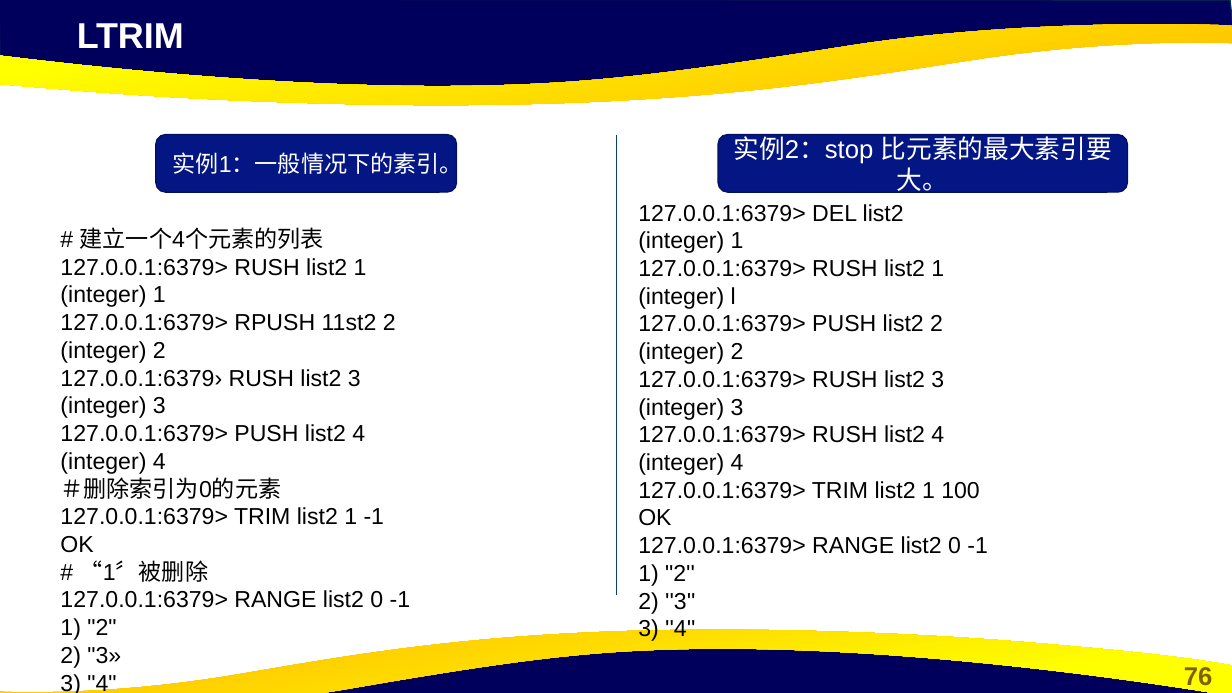
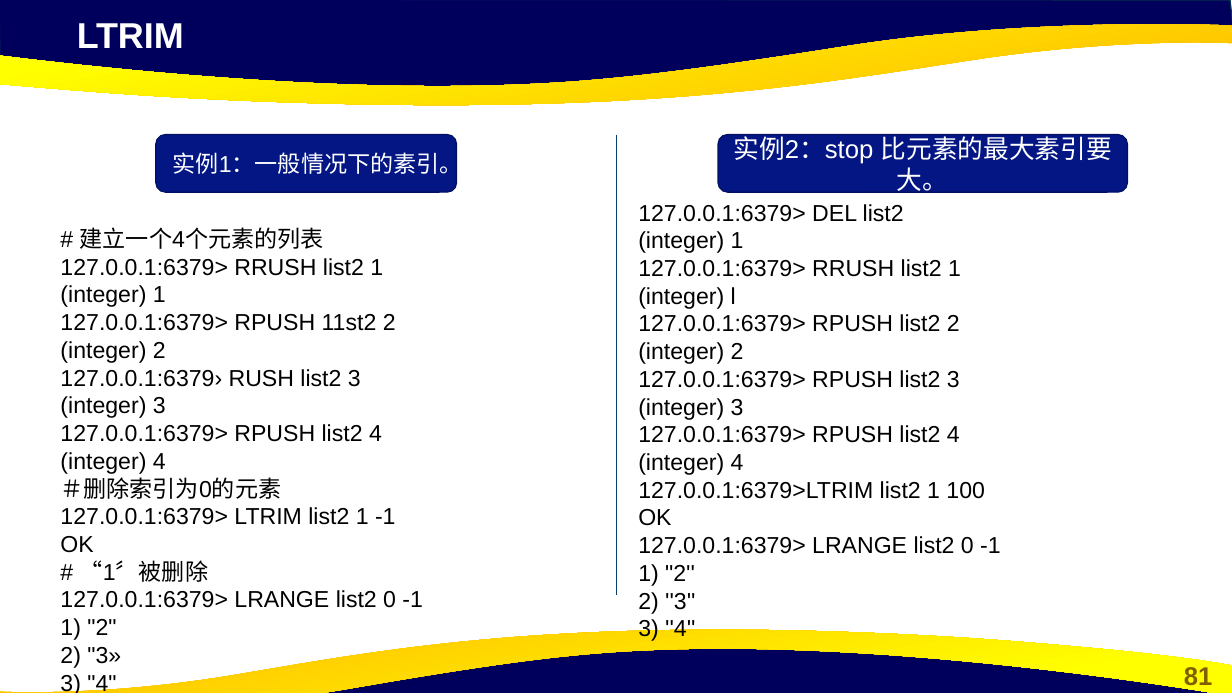
Before and after one commit to cxinping/Redis, a slide deck: slide 81 of ppt/第2章 Redis常用数据类型及命令.pptx (slide 76 before the commit). Drawn at 1232x693 pixels with LibreOffice and Linux fonts; fonts in the diff are those of the drawing; background and template pictures are left out. Boxes give left, top, right and bottom in pixels: in the first picture for what was removed or moved away, otherwise in the second. Text is boxed around its words. In the diff, an @@ line names an element or a change of style, - is before the commit and + after.

```diff
--- a/ppt/第2章 Redis常用数据类型及命令.pptx
+++ b/ppt/第2章 Redis常用数据类型及命令.pptx
@@ text at <box>60,258,383,276</box>: text changed @@
-127.0.0.1:6379> RUSH list2 1
+127.0.0.1:6379> RRUSH list2 1
@@ text at <box>638,259,961,277</box>: text changed @@
-127.0.0.1:6379> RUSH list2 1
+127.0.0.1:6379> RRUSH list2 1
@@ text at <box>638,314,960,332</box>: text changed @@
-127.0.0.1:6379> PUSH list2 2
+127.0.0.1:6379> RPUSH list2 2
@@ text at <box>638,370,960,388</box>: text changed @@
-127.0.0.1:6379> RUSH list2 3
+127.0.0.1:6379> RPUSH list2 3
@@ text at <box>60,424,382,442</box>: text changed @@
-127.0.0.1:6379> PUSH list2 4
+127.0.0.1:6379> RPUSH list2 4
@@ text at <box>638,425,960,443</box>: text changed @@
-127.0.0.1:6379> RUSH list2 4
+127.0.0.1:6379> RPUSH list2 4
@@ text at <box>60,507,396,525</box>: text changed @@
-127.0.0.1:6379> TRIM list2 1 -1
+127.0.0.1:6379> LTRIM list2 1 -1
@@ text at <box>638,481,985,499</box>: text changed @@
-127.0.0.1:6379> TRIM list2 1 100
+127.0.0.1:6379>LTRIM list2 1 100
@@ text at <box>638,536,1001,554</box>: text changed @@
-127.0.0.1:6379> RANGE list2 0 -1
+127.0.0.1:6379> LRANGE list2 0 -1
@@ text at <box>60,590,423,608</box>: text changed @@
-127.0.0.1:6379> RANGE list2 0 -1
+127.0.0.1:6379> LRANGE list2 0 -1
@@ page number at <box>1184,667,1213,691</box>: text changed @@
-76
+81
```
Also in this commit, not shown: 68 other slides changed, 4 slides added, 1 slide removed.
